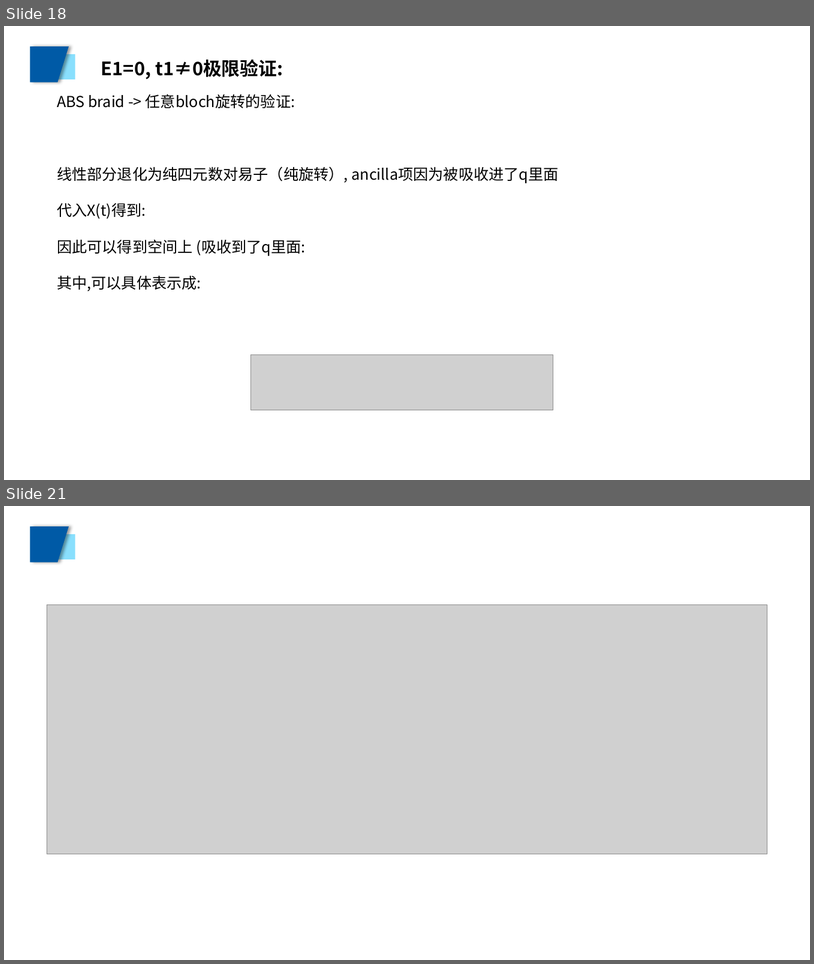
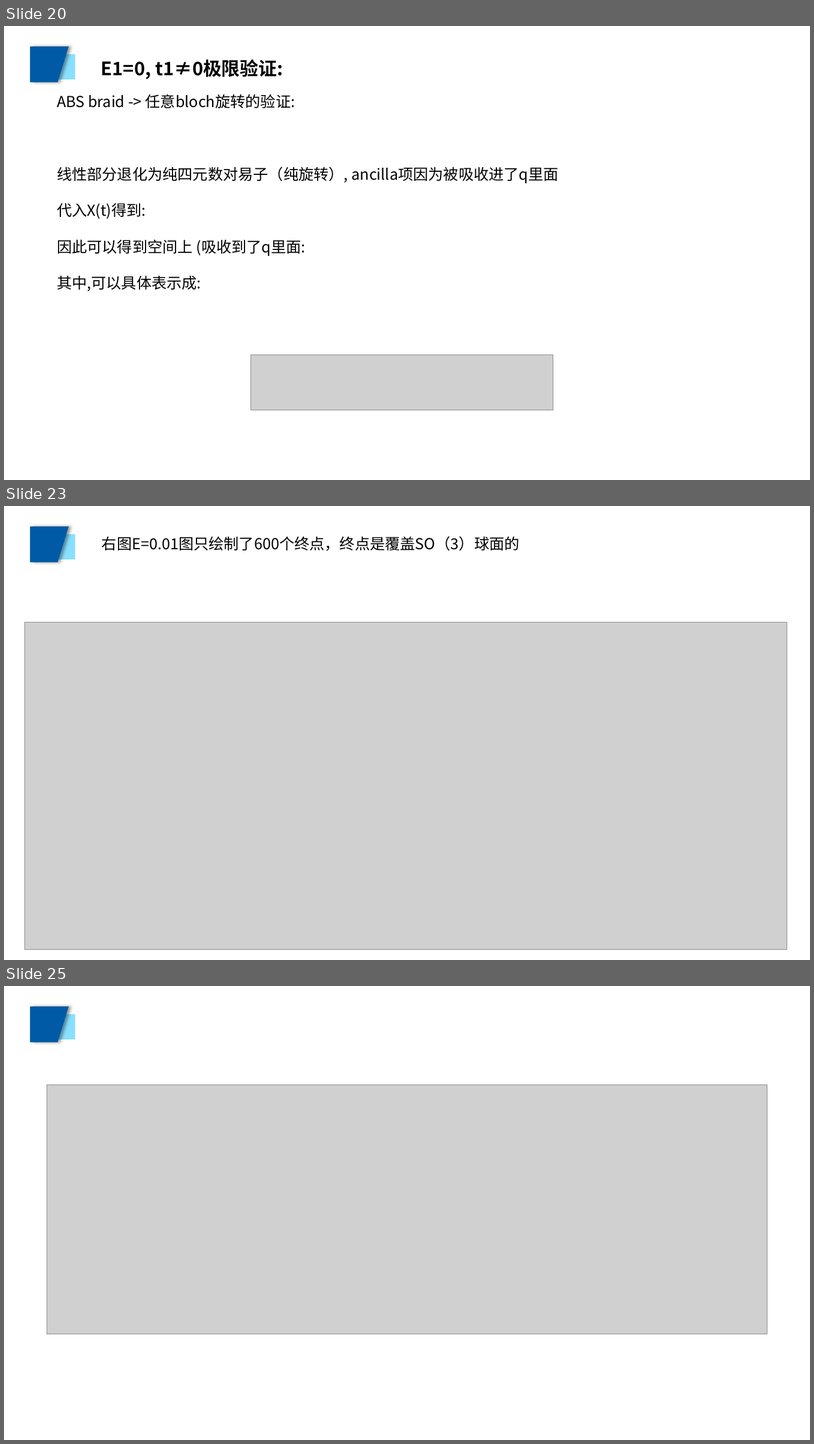
Before and after one commit to Asice-Cloud/quantummmm, a slide deck: ode1/102.pptx. Shown one above the other, each under a label of ours: slides 18 and 21 before the commit, slides 20, 23 and 25 after it; the slides between them are not shown. The pictures are 814x964 and 814x1444 pixels, drawn with LibreOffice and Linux fonts; fonts in the diff are those of the drawing; grey boxes stand for pictures. Boxes give left, top, right and bottom in pixels: in the first picture for what was removed or moved away, otherwise in the second. Text is boxed around its words. In the diff, an @@ line names an element or a change of style, - is before the commit and + after.

```diff
--- a/ode1/102.pptx
+++ b/ode1/102.pptx
@@ slide 23 added at [4, 506, 810, 960], background #FFFFFF; not listed: 2 template elements that a slide beside it also shows @@
@@ text added at [102, 536, 520, 551], 18 pt, text #000000 @@
+右图E=0.01图只绘制了600个终点，终点是覆盖SO（3）球面的
@@ picture added at [24, 622, 788, 949] @@
@@ what was slide 18 is now slide 20 @@
@@ what was slide 21 is now slide 25 @@
```
Also in this commit, not shown: 6 slides changed, 4 other slides added, 37 other files.
